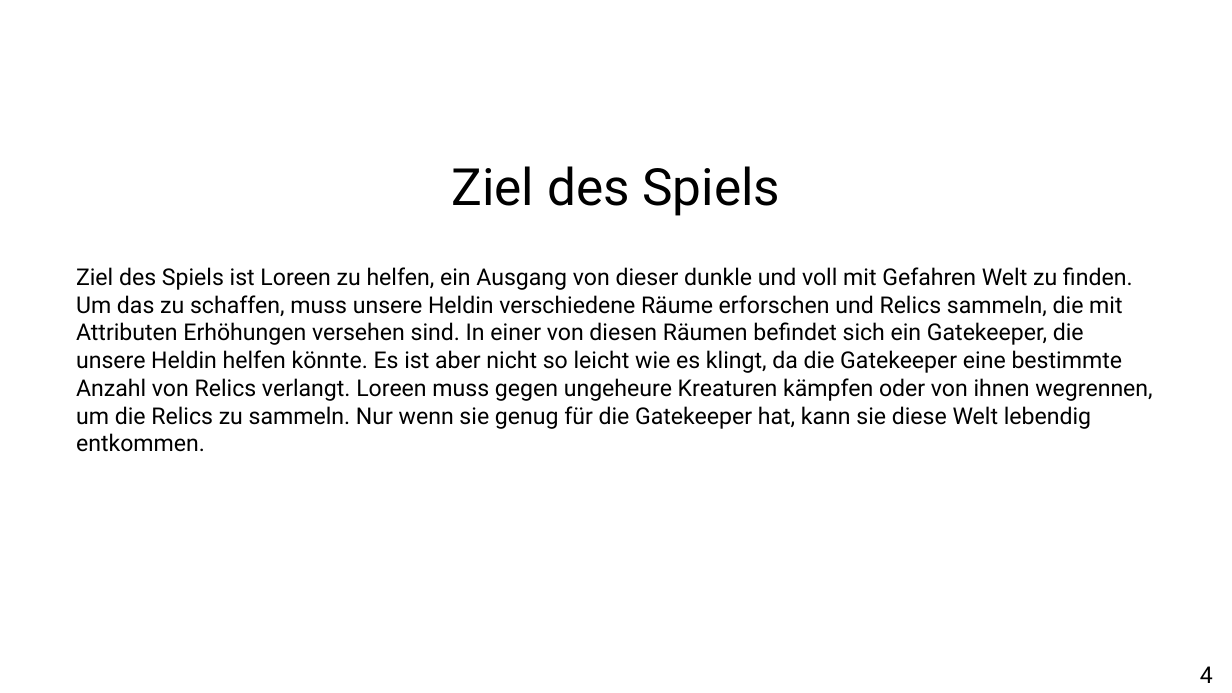
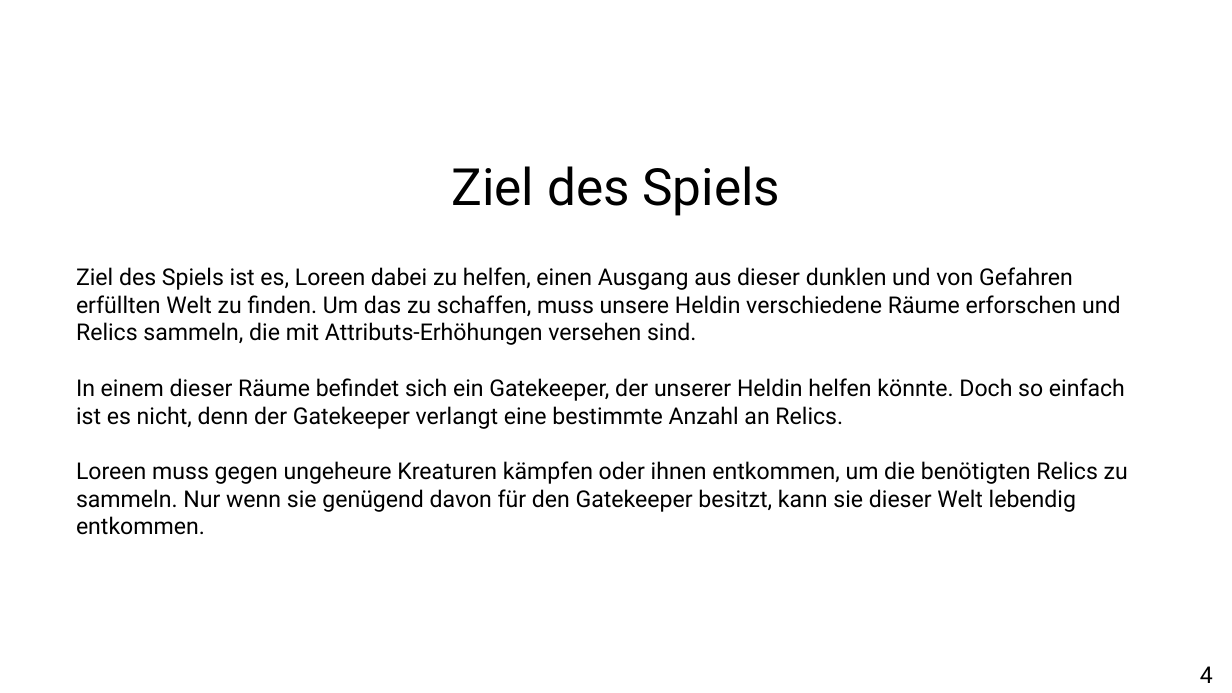
Before and after one commit to retroBattleDevs/retroBattle, a slide deck: slide 4 of etc/presentation/RetroBattle_Presentation.pptx. Drawn at 1232x693 pixels with LibreOffice and Linux fonts; fonts in the diff are those of the drawing. Boxes give left, top, right and bottom in pixels: in the first picture for what was removed or moved away, otherwise in the second. Text is boxed around its words. In the diff, an @@ line names an element or a change of style, - is before the commit and + after.

```diff
--- a/etc/presentation/RetroBattle_Presentation.pptx
+++ b/etc/presentation/RetroBattle_Presentation.pptx
@@ text at bbox=[76, 267, 1128, 535]: text changed @@
-Ziel des Spiels ist Loreen zu helfen, ein Ausgang von dieser dunkle und voll mit Gefahren Welt zu finden. Um das zu schaffen, muss unsere Heldin verschiedene Räume erforschen und Relics sammeln, die mit Attributen Erhöhungen versehen sind. In einer von diesen Räumen befindet sich ein Gatekeeper, die unsere Heldin helfen könnte. Es ist aber nicht so leicht wie es klingt, da die Gatekeeper eine bestimmte Anzahl von Relics verlangt. Loreen muss gegen ungeheure Kreaturen kämpfen oder von ihnen wegrennen, um die Relics zu sammeln. Nur wenn sie genug für die Gatekeeper hat, kann sie diese Welt lebendig entkommen.
+Ziel des Spiels ist es, Loreen dabei zu helfen, einen Ausgang aus dieser dunklen und von Gefahren erfüllten Welt zu finden. Um das zu schaffen, muss unsere Heldin verschiedene Räume erforschen und Relics sammeln, die mit Attributs‑Erhöhungen versehen sind.
+In einem dieser Räume befindet sich ein Gatekeeper, der unserer Heldin helfen könnte. Doch so einfach ist es nicht, denn der Gatekeeper verlangt eine bestimmte Anzahl an Relics.
+Loreen muss gegen ungeheure Kreaturen kämpfen oder ihnen entkommen, um die benötigten Relics zu sammeln. Nur wenn sie genügend davon für den Gatekeeper besitzt, kann sie dieser Welt lebendig entkommen.
```
Also in this commit, not shown: 12 other slides changed, 9 other files.
